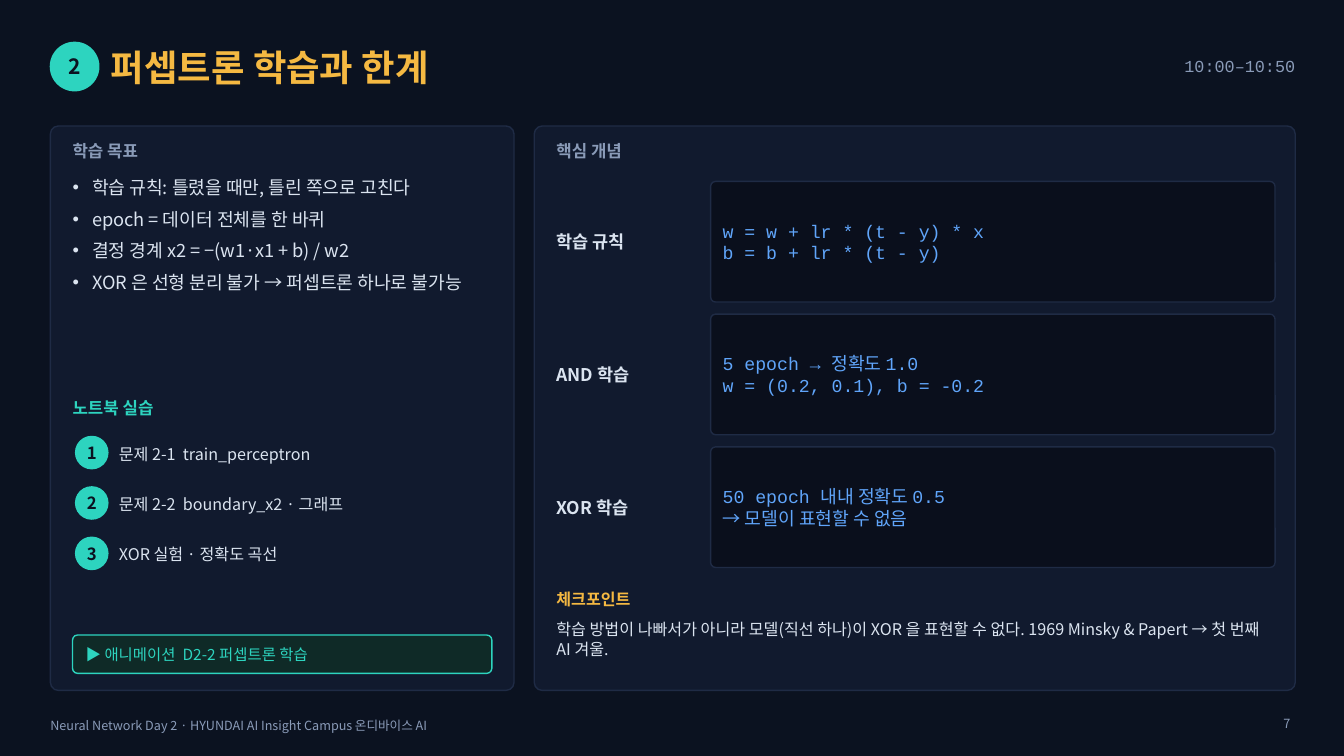
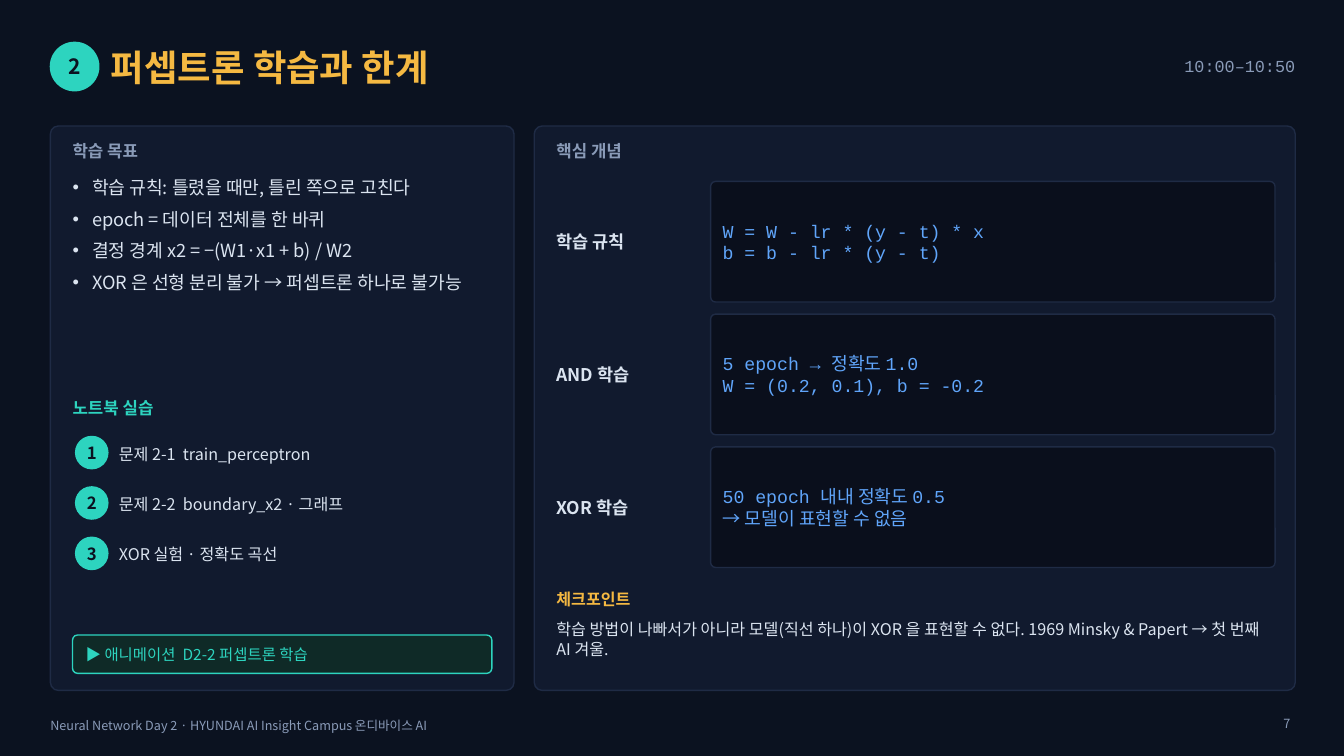
Before and after one commit to imguru-mooc/AI_CAMPUS, a slide deck: slide 7 of NN-day2/NN_Day2.pptx. Drawn at 1344x756 pixels with LibreOffice and Linux fonts; fonts in the diff are those of the drawing. Boxes give left, top, right and bottom in pixels: in the first picture for what was removed or moved away, otherwise in the second. Text is boxed around its words. In the diff, an @@ line names an element or a change of style, - is before the commit and + after.

```diff
--- a/NN-day2/NN_Day2.pptx
+++ b/NN-day2/NN_Day2.pptx
@@ text at [723, 225, 984, 263]: text changed @@
-w = w + lr * (t - y) * x
-b = b + lr * (t - y)
+W = W - lr * (y - t) * x
+b = b - lr * (y - t)
@@ text at [92, 242, 352, 261]: text changed @@
-• 결정 경계 x2 = −(w1·x1 + b) / w2
+• 결정 경계 x2 = −(W1·x1 + b) / W2
@@ text at [723, 380, 985, 396]: text changed @@
-w = (0.2, 0.1), b = -0.2
+W = (0.2, 0.1), b = -0.2
```
Also in this commit, not shown: 6 other slides changed, 4 other files.
